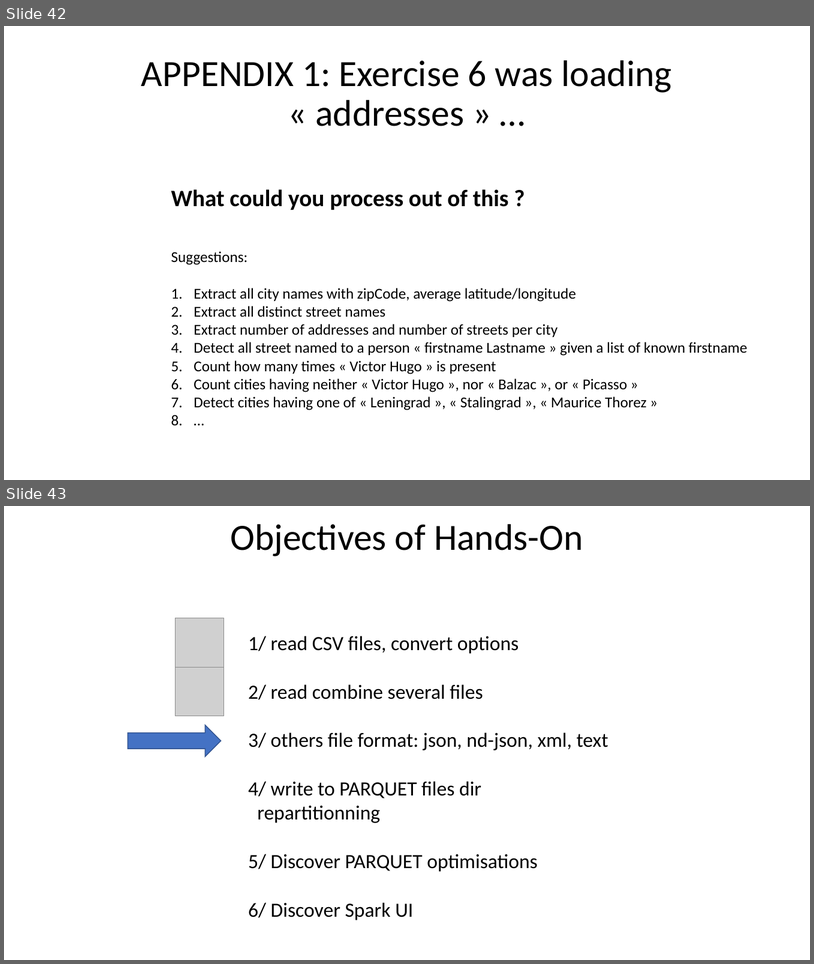
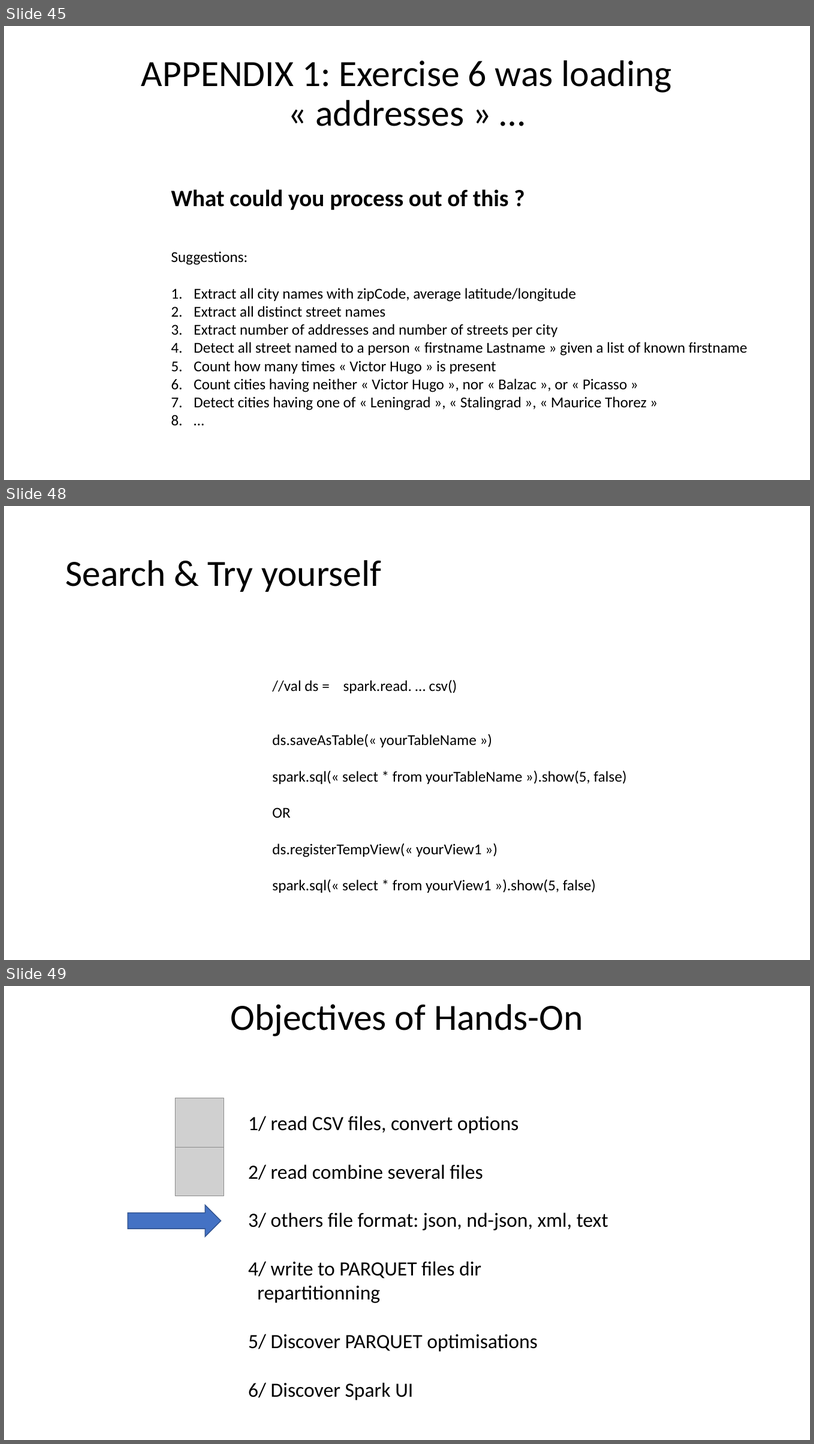
Before and after one commit to Arnaud-Nauwynck/presentations, a slide deck: pres-bigdata/Hands-On/TD2-part1-spark-read-write.pptx. Shown one above the other, each under a label of ours: slides 42 and 43 before the commit, slides 45, 48 and 49 after it; the slides between them are not shown. The pictures are 814x964 and 814x1444 pixels, drawn with LibreOffice and Linux fonts; fonts in the diff are those of the drawing; grey boxes stand for pictures. Boxes give left, top, right and bottom in pixels: in the first picture for what was removed or moved away, otherwise in the second. Text is boxed around its words. In the diff, an @@ line names an element or a change of style, - is before the commit and + after.

```diff
--- a/pres-bigdata/Hands-On/TD2-part1-spark-read-write.pptx
+++ b/pres-bigdata/Hands-On/TD2-part1-spark-read-write.pptx
@@ slide 48 added at bbox=[4, 506, 810, 960], background #FFFFFF @@
@@ title added at bbox=[65, 560, 381, 592], 44 pt, text #000000 @@
+Search & Try yourself
@@ text added at bbox=[272, 679, 627, 892], 18 pt, text #000000 @@
+//val ds = spark.read. … csv()
+ds.saveAsTable(« yourTableName »)
+spark.sql(« select * from yourTableName »).show(5, false)
+OR
+ds.registerTempView(« yourView1 »)
+spark.sql(« select * from yourView1 »).show(5, false)
@@ what was slide 42 is now slide 45 @@
@@ what was slide 43 is now slide 49 @@
```
Also in this commit, not shown: 14 slides changed, 15 other slides added, 1 slide removed, 23 other files.
